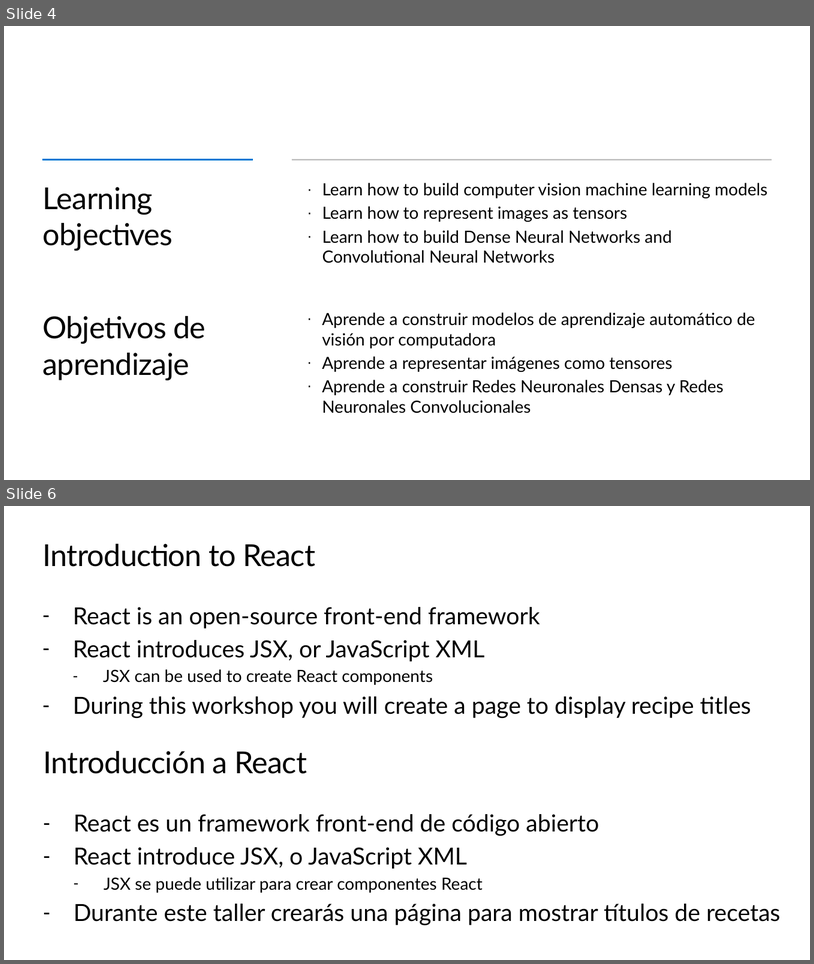
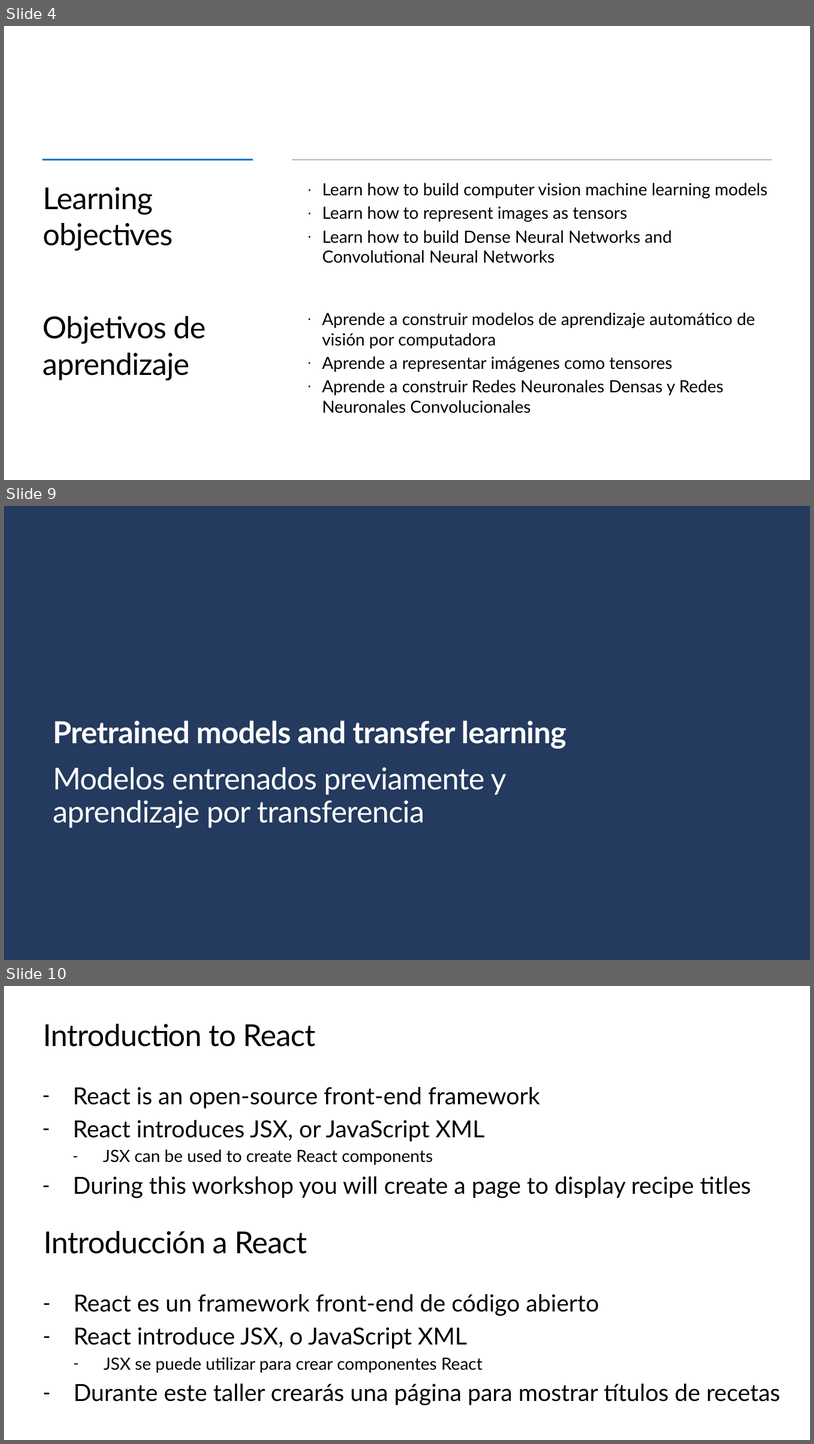
Before and after one commit to Gilberto-Guzman-Student-Ambassadors/Introduction_to_Computer_Vision_with_TensorFlow, a slide deck: presentation/slides.pptx. Shown one above the other, each under a label of ours: slides 4 and 6 before the commit, slides 4, 9 and 10 after it; the slides between them are not shown. The pictures are 814x964 and 814x1444 pixels, drawn with LibreOffice and Linux fonts; fonts in the diff are those of the drawing; background and template pictures are left out. Boxes give left, top, right and bottom in pixels: in the first picture for what was removed or moved away, otherwise in the second. Text is boxed around its words. In the diff, an @@ line names an element or a change of style, - is before the commit and + after.

```diff
--- a/presentation/slides.pptx
+++ b/presentation/slides.pptx
@@ slide 9 added at (x1=4, y1=506, x2=810, y2=960), background picture (left out) @@
@@ text added at (x1=53, y1=720, x2=567, y2=748), 36 pt, text #FFFFFF, bold @@
+Pretrained models and transfer learning
@@ text added at (x1=53, y1=767, x2=507, y2=828), 36 pt, text #FFFFFF @@
+Modelos entrenados previamente y aprendizaje por transferencia
@@ what was slide 6 is now slide 10 @@
```
Also in this commit, not shown: 1 slide changed, 3 other slides added.
